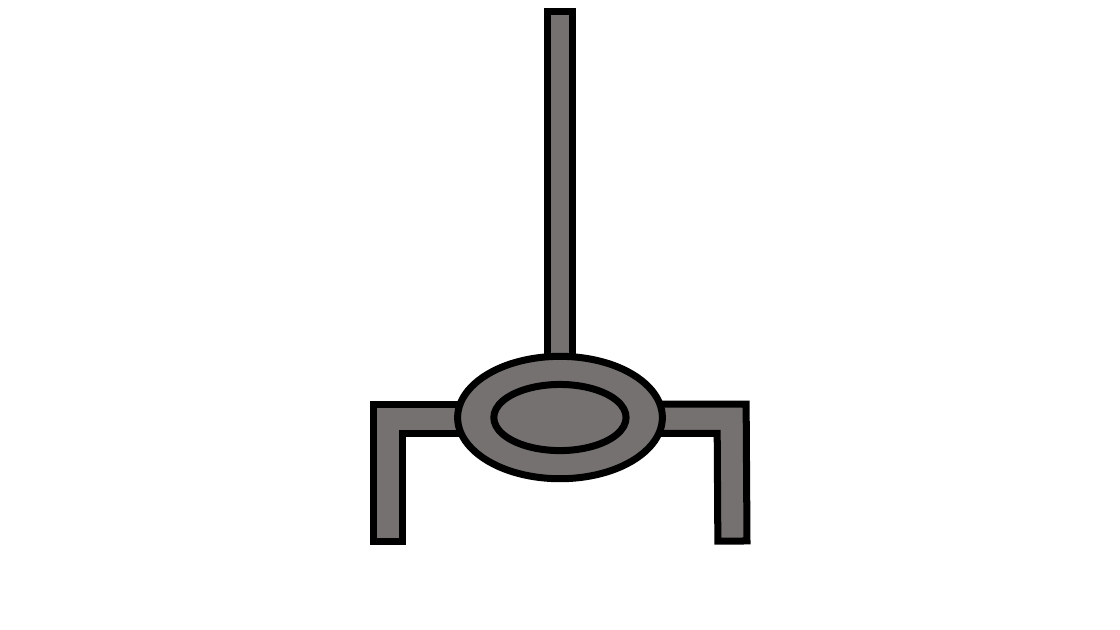
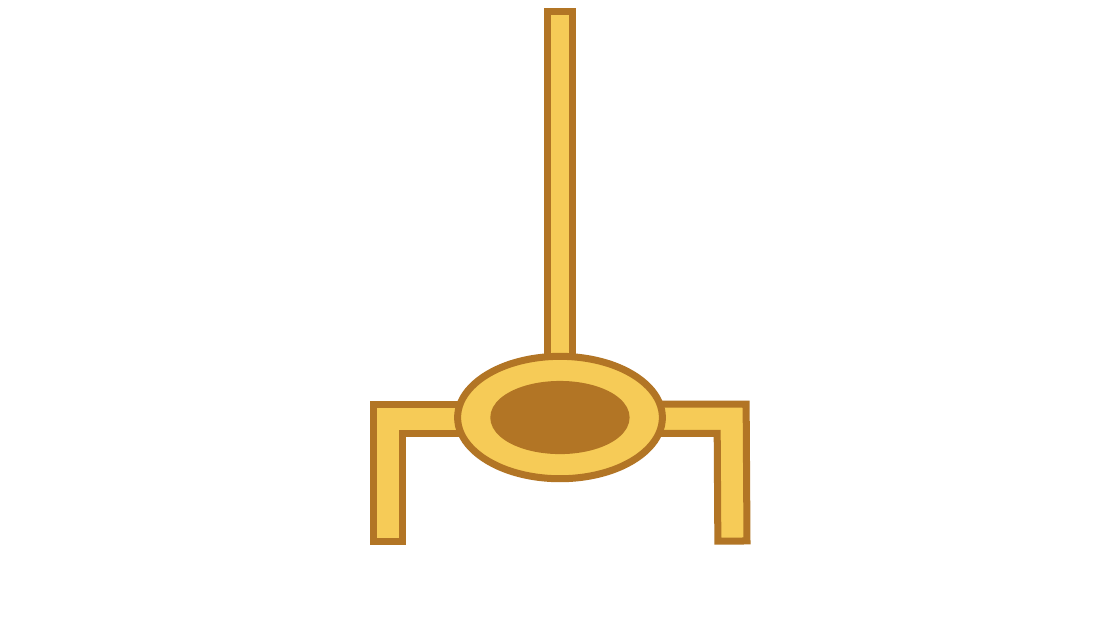
Before and after one commit to fai227/ball-game, a slide deck: slide 12 of _tmp/イメージ.pptx. Drawn at 1120x630 pixels with LibreOffice and Linux fonts; fonts in the diff are those of the drawing. Boxes give left, top, right and bottom in pixels: in the first picture for what was removed or moved away, otherwise in the second. Text is boxed around its words. In the diff, an @@ line names an element or a change of style, - is before the commit and + after.

```diff
--- a/_tmp/イメージ.pptx
+++ b/_tmp/イメージ.pptx
@@ fill #767171 to #F6CB57; outline #000000 6 pt to #B27525 6 pt in 4 elements at box(374, 404, 511, 541), box(609, 404, 747, 541), box(458, 356, 663, 479), box(548, 12, 572, 369) @@
@@ ellipse at box(494, 385, 626, 451): fill #767171 to #B27525; outline #000000 6 pt to #B27525 6 pt @@
```
Also in this commit, not shown: 1 other slide changed, 2 other files.
